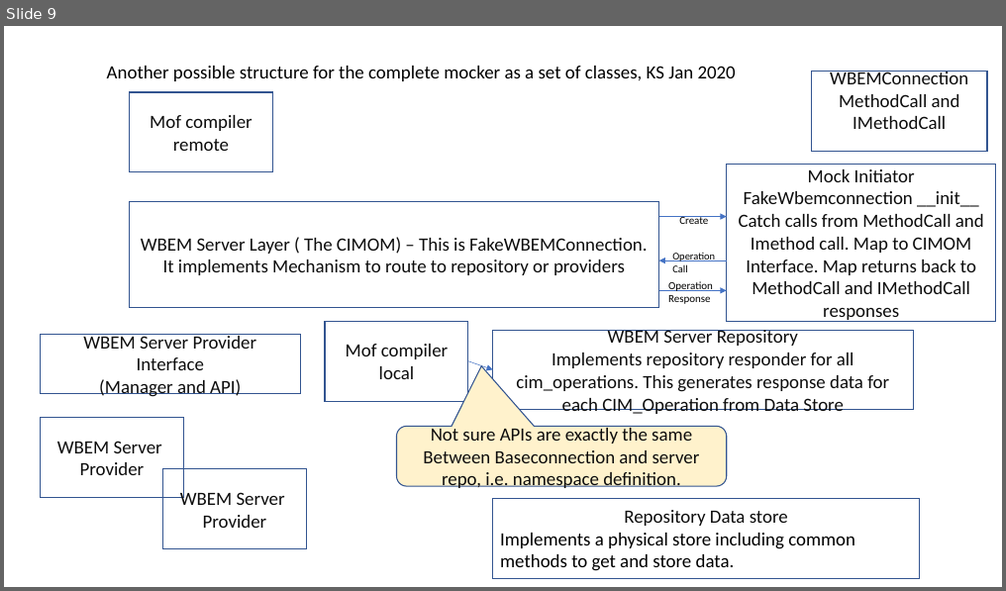
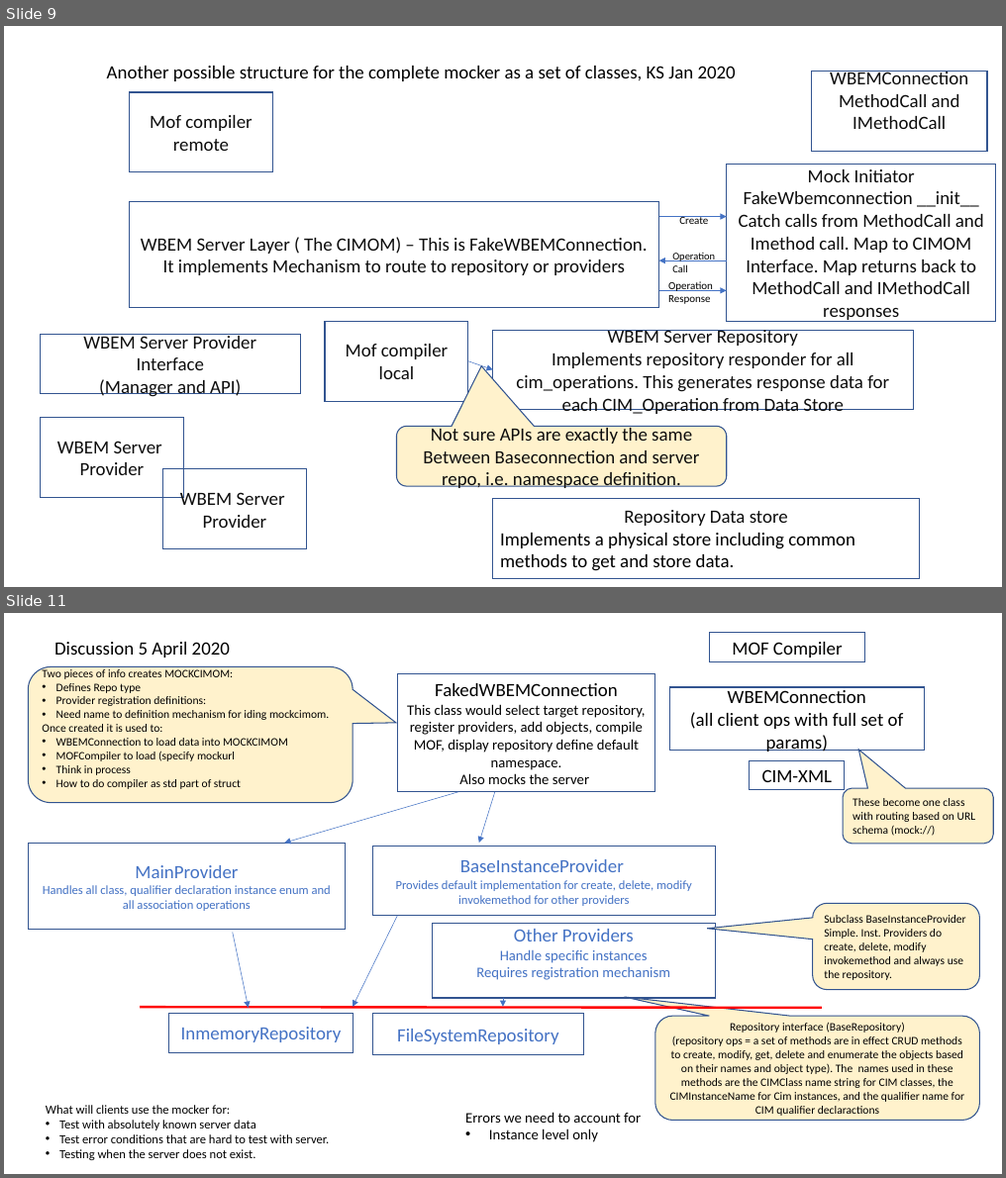
Before and after one commit to pywbem/pywbem, a slide deck: design/RepositoryStructure.pptx. Shown one above the other, each under a label of ours: slide 9 before the commit, slides 9 and 11 after it; the slides between them are not shown. The pictures are 1006x591 and 1006x1178 pixels, drawn with LibreOffice and Linux fonts; fonts in the diff are those of the drawing. Boxes give left, top, right and bottom in pixels: in the first picture for what was removed or moved away, otherwise in the second. Text is boxed around its words. In the diff, an @@ line names an element or a change of style, - is before the commit and + after.

Commit message:
Update from discussion 5 April 2020

```diff
--- a/design/RepositoryStructure.pptx
+++ b/design/RepositoryStructure.pptx
@@ slide 11 added at <box>4,613,1002,1174</box>, background #FFFFFF @@
@@ text added at <box>54,642,230,658</box>, 18 pt, text #000000 @@
+Discussion 5 April 2020
@@ rectangle added at <box>709,633,865,663</box>, outline #325491 1 pt, 18 pt, text #000000 @@
+MOF Compiler
@@ rounded speech box added at <box>28,666,352,802</box>, fill #FFF2CC, outline #325491 1 pt, 11 pt, text #000000 @@
+Two pieces of info creates MOCKCIMOM:
+• Defines Repo type
+• Provider registration definitions:
+• Need name to definition mechanism for iding mockcimom.
+Once created it is used to:
+• WBEMConnection to load data into MOCKCIMOM
+• MOFCompiler to load (specify mockurl
+• Think in process
+• How to do compiler as std part of struct
@@ rectangle added at <box>398,674,656,792</box>, outline #325491 1 pt, 14 pt, text #000000 @@
+FakedWBEMConnection
+This class would select target repository, register providers, add objects, compile MOF, display repository define default namespace.
+Also mocks the server
@@ rectangle added at <box>669,687,924,750</box>, outline #325491 1 pt, 18 pt, text #000000 @@
+WBEMConnection
+(all client ops with full set of params)
@@ rectangle added at <box>749,761,845,789</box>, outline #325491 1 pt, 18 pt, text #000000 @@
+CIM-XML
@@ rounded speech box added at <box>843,788,993,844</box>, fill #FFF2CC, outline #325491 1 pt, 11 pt, text #000000 @@
+These become one class with routing based on URL schema (mock://)
@@ arrow added from (458, 792) to (285, 843), #4472C4 0.5 pt @@
@@ arrow added from (495, 792) to (479, 843), #4472C4 0.5 pt @@
@@ rectangle added at <box>28,843,346,929</box>, outline #325491 1 pt, 12 pt, text #4472C4 @@
+MainProvider
+Handles all class, qualifier declaration instance enum and all association operations
@@ rectangle added at <box>372,846,715,916</box>, outline #325491 1 pt, 12 pt, text #4472C4 @@
+BaseInstanceProvider
+Provides default implementation for create, delete, modify invokemethod for other providers
@@ rounded speech box added at <box>813,903,979,989</box>, fill #FFF2CC, outline #325491 1 pt, 11 pt, text #000000 @@
+Subclass BaseInstanceProvider
+Simple. Inst. Providers do create, delete, modify invokemethod and always use the repository.
@@ arrow added from (233, 933) to (249, 1008), #4472C4 0.5 pt @@
@@ arrow added from (398, 916) to (352, 1007), #4472C4 0.5 pt @@
@@ rectangle added at <box>433,924,716,998</box>, outline #325491 1 pt, 14 pt, text #4472C4 @@
+Other Providers
+Handle specific instances
+Requires registration mechanism
@@ arrow added from (503, 998) to (503, 1007), #4472C4 0.5 pt @@
@@ line added from (140, 1008) to (822, 1008), #FF0000 2.25 pt @@
@@ rectangle added at <box>169,1014,352,1053</box>, outline #325491 1 pt, 18 pt, text #4472C4 @@
+InmemoryRepository
@@ rectangle added at <box>372,1014,583,1055</box>, outline #325491 1 pt, 18 pt, text #4472C4 @@
+FileSystemRepository
@@ rounded speech box added at <box>655,1017,979,1121</box>, fill #FFF2CC, outline #325491 1 pt, 11 pt, text #000000 @@
+Repository interface (BaseRepository)
+(repository ops = a set of methods are in effect CRUD methods to create, modify, get, delete and enumerate the objects based on their names and object type). The names used in these methods are the CIMClass name string for CIM classes, the CIMInstanceName for Cim instances, and the qualifier name for CIM qualifier declaractions
@@ text added at <box>46,1105,329,1160</box>, 12 pt, text #000000 @@
+What will clients use the mocker for:
+• Test with absolutely known server data
+• Test error conditions that are hard to test with server.
+• Testing when the server does not exist.
@@ text added at <box>465,1112,641,1143</box>, 14 pt, text #000000 @@
+Errors we need to account for
+• Instance level only
```
Also in this commit, not shown: 6 slides changed, 1 other slide added.
